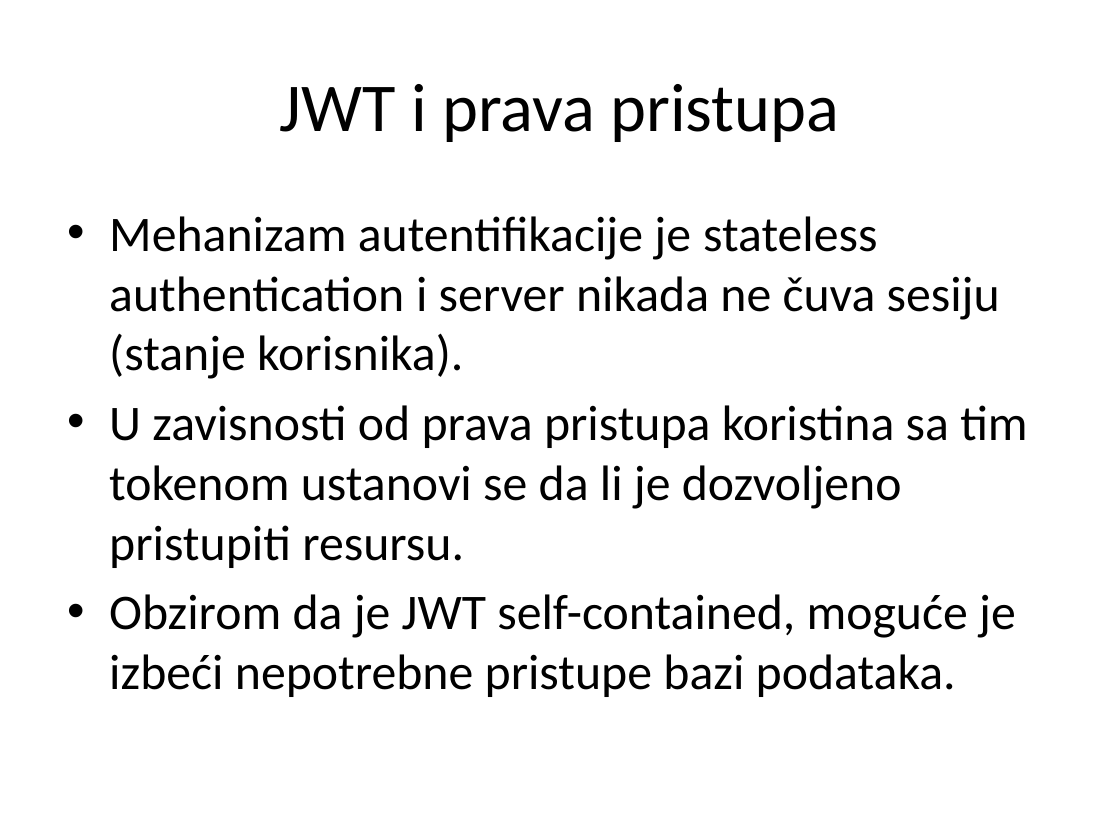
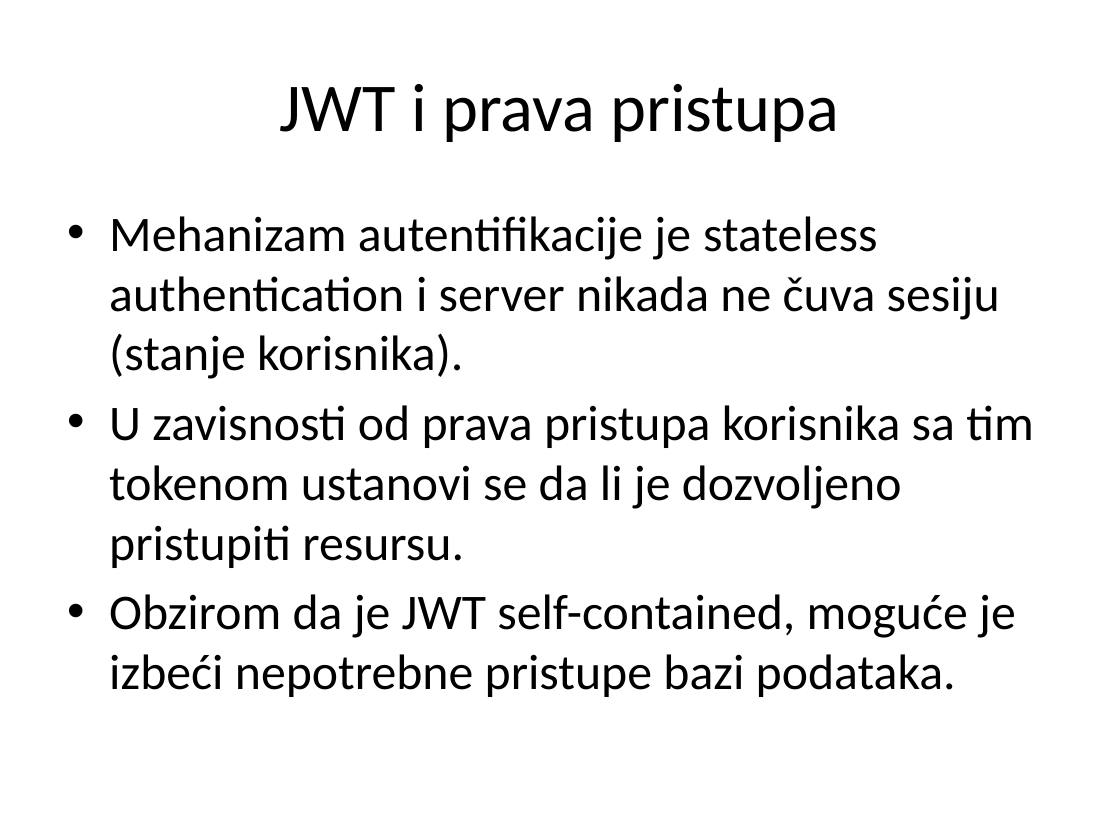
Before and after one commit to XWS2016/AngularJS, a slide deck: slide 13 of 06_PravaPristupa/06 PravaPristupa.pptx. Drawn at 1120x840 pixels with LibreOffice and Linux fonts; fonts in the diff are those of the drawing. Boxes give left, top, right and bottom in pixels: in the first picture for what was removed or moved away, otherwise in the second. Text is boxed around its words. In the diff, an @@ line names an element or a change of style, - is before the commit and + after.

```diff
--- a/06_PravaPristupa/06 PravaPristupa.pptx
+++ b/06_PravaPristupa/06 PravaPristupa.pptx
@@ text at [109,405,1033,568]: text changed @@
-• U zavisnosti od prava pristupa koristina sa tim tokenom ustanovi se da li je dozvoljeno pristupiti resursu.
+• U zavisnosti od prava pristupa korisnika sa tim tokenom ustanovi se da li je dozvoljeno pristupiti resursu.
```
Also in this commit, not shown: 5 other slides changed, 30 other files.
